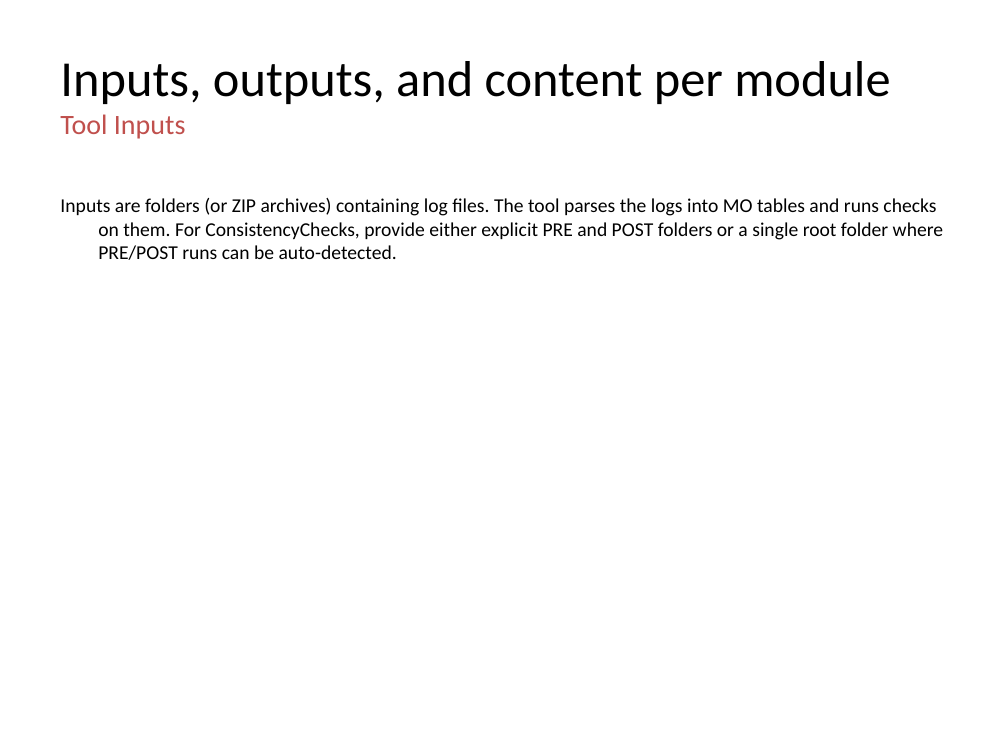
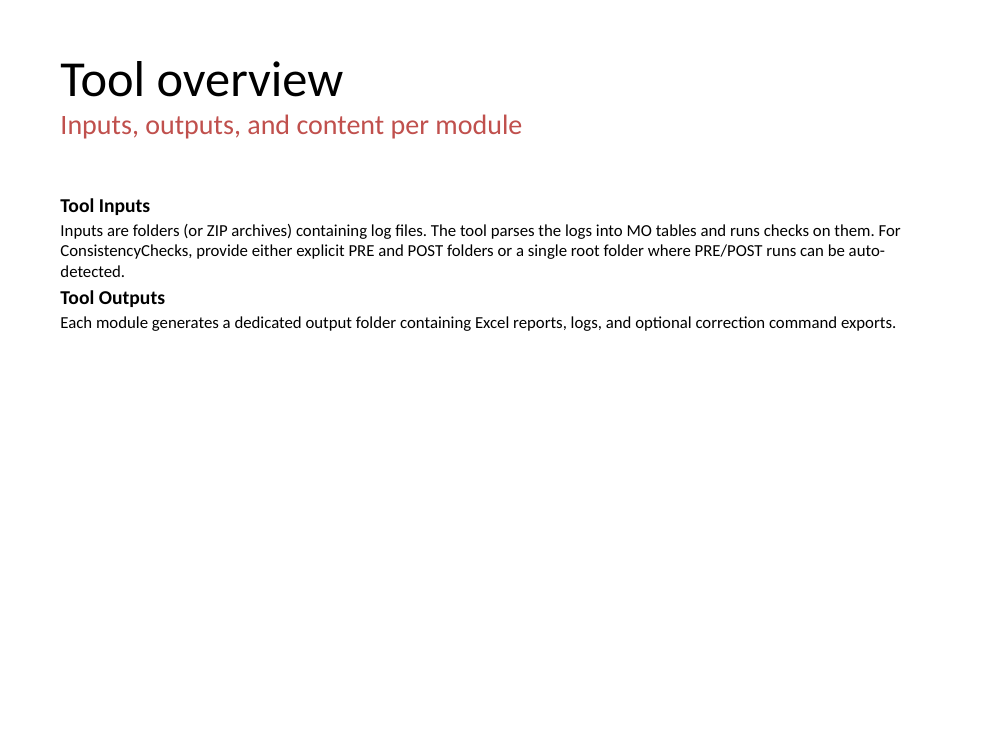
Before and after one commit to jaimetur/SSB_RetuningAutomations, a slide deck: slide 10 of help/User-Guide-SSB-Retuning-Automations-v0.7.4.pptx (slide 12 before the commit). Drawn at 1008x756 pixels with LibreOffice and Linux fonts; fonts in the diff are those of the drawing; background and template pictures are left out. Boxes give left, top, right and bottom in pixels: in the first picture for what was removed or moved away, otherwise in the second. Text is boxed around its words. In the diff, an @@ line names an element or a change of style, - is before the commit and + after.

Commit message:
- Updated Technical User Guide - Refactored tools module names

```diff
--- a/help/User-Guide-SSB-Retuning-Automations-v0.7.4.pptx
+++ b/help/User-Guide-SSB-Retuning-Automations-v0.7.4.pptx
@@ title at (x1=60, y1=61, x2=344, y2=97): paragraph added @@
+Tool overview
@@ title at (x1=60, y1=114, x2=186, y2=139): paragraph removed @@
-Tool Inputs
@@ title at (x1=60, y1=114, x2=522, y2=139): size 36 to 20 pt, text colour #000000 to #C0504D in "Inputs, outputs, and content per module" @@
@@ text at (x1=60, y1=198, x2=150, y2=215): paragraph added @@
+Tool Inputs
@@ text at (x1=60, y1=224, x2=901, y2=277): size 14 to 12 pt in "Inputs are folders (or ZIP archives) containing ..."; indent changed @@
@@ text at (x1=60, y1=290, x2=896, y2=331): paragraphs added @@
+Tool Outputs
+Each module generates a dedicated output folder containing Excel reports, logs, and optional correction command exports.
```
Also in this commit, not shown: 55 other slides changed, 8 slides removed, 11 other files.
